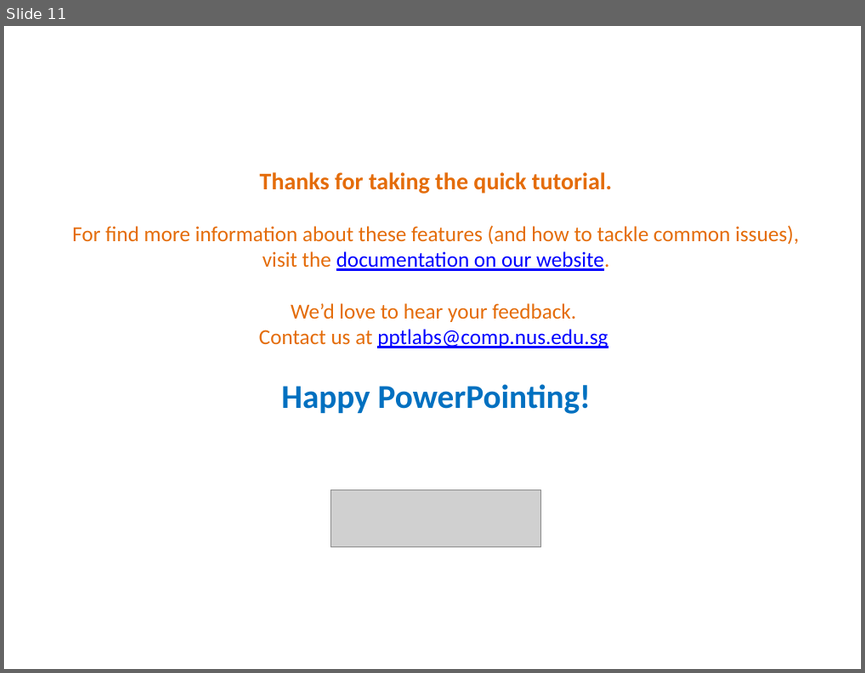
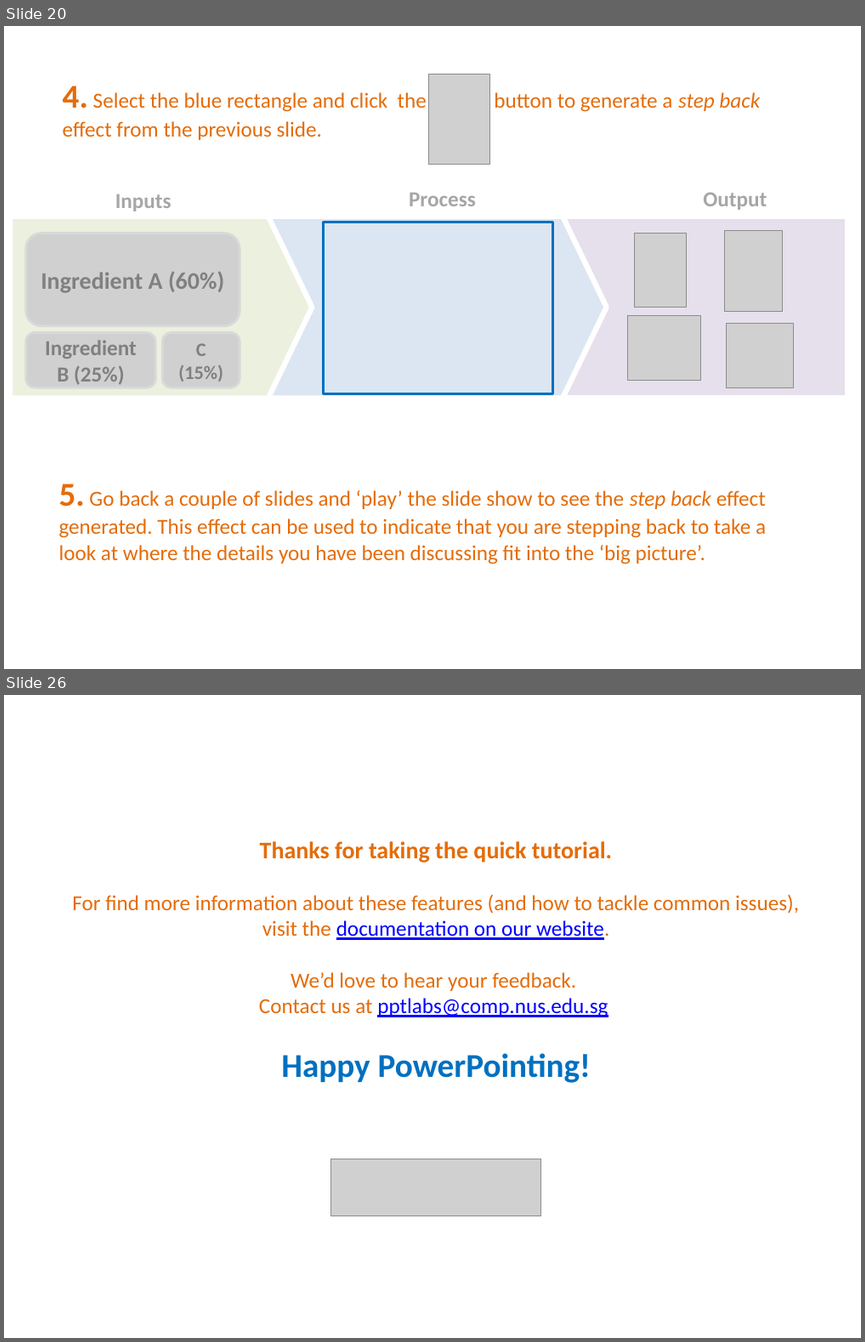
Before and after one commit to PowerPointLabs/PowerPointLabs, a slide deck: PowerPointLabs/PowerPointLabs/PowerPointLabs Quick Tutorial.pptx. Shown one above the other, each under a label of ours: slide 11 before the commit, slides 20 and 26 after it; the slides between them are not shown. The pictures are 865x673 and 865x1342 pixels, drawn with LibreOffice and Linux fonts; fonts in the diff are those of the drawing; grey boxes stand for pictures. Boxes give left, top, right and bottom in pixels: in the first picture for what was removed or moved away, otherwise in the second. Text is boxed around its words. In the diff, an @@ line names an element or a change of style, - is before the commit and + after.

```diff
--- a/PowerPointLabs/PowerPointLabs/PowerPointLabs Quick Tutorial.pptx
+++ b/PowerPointLabs/PowerPointLabs/PowerPointLabs Quick Tutorial.pptx
@@ slide 20 added at bbox=[4, 26, 861, 669], background #FFFFFF @@
@@ picture added at bbox=[429, 74, 490, 164] @@
@@ text added at bbox=[63, 86, 760, 140], 18 pt, text #E46C0A @@
+4. Select the blue rectangle and click the button to generate a step back effect from the previous slide.
@@ text added at bbox=[115, 194, 171, 211], 18 pt, text #A6A6A6, bold @@
+Inputs
@@ text added at bbox=[409, 193, 476, 206], 18 pt, text #A6A6A6, bold @@
+Process
@@ text added at bbox=[703, 192, 766, 210], 18 pt, text #A6A6A6, bold @@
+Output
@@ pentagon arrow added at bbox=[10, 216, 312, 397], fill #EBF1DE, outline #FFFFFF 4.5 pt @@
@@ pentagon arrow added at bbox=[244, 216, 607, 397], fill #DCE6F2, outline #FFFFFF 4.5 pt @@
@@ rectangle added at bbox=[323, 222, 552, 394], fill #DCE6F2, outline #0070C0 2 pt @@
@@ rectangle added at bbox=[539, 216, 848, 397], fill #E6E0EC, outline #FFFFFF 4.5 pt @@
@@ picture added at bbox=[26, 233, 239, 326], 20 pt, text #808080, bold @@
+Ingredient A (60%)
@@ picture added at bbox=[634, 233, 685, 307] @@
@@ picture added at bbox=[725, 230, 782, 311] @@
@@ picture added at bbox=[627, 316, 701, 380] @@
@@ picture added at bbox=[726, 324, 794, 387] @@
@@ picture added at bbox=[26, 333, 155, 387], 18 pt, text #808080, bold @@
+Ingredient B (25%)
@@ picture added at bbox=[162, 333, 239, 387], 16 pt, text #808080, bold @@
+C (15%)
@@ text added at bbox=[59, 483, 766, 564], 18 pt, text #E46C0A @@
+5. Go back a couple of slides and ‘play’ the slide show to see the step back effect generated. This effect can be used to indicate that you are stepping back to take a look at where the details you have been discussing fit into the ‘big picture’.
@@ what was slide 11 is now slide 26 @@
```
Also in this commit, not shown: 4 slides changed, 14 other slides added.
